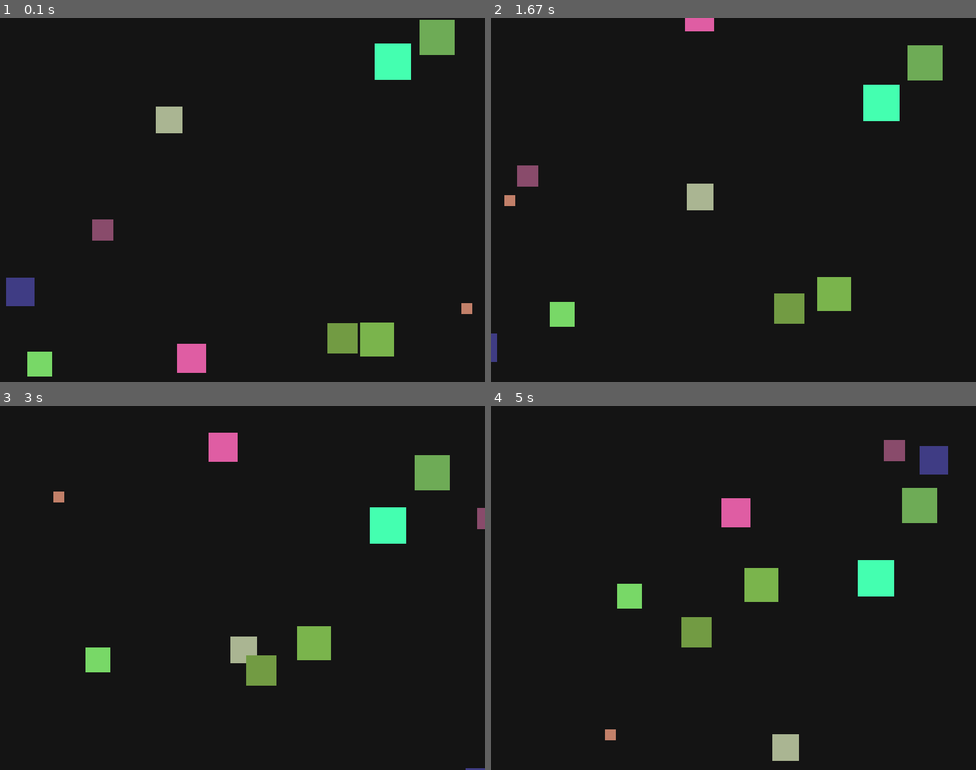
Above: before the commit, frames 1-4 (two rows, left to right).
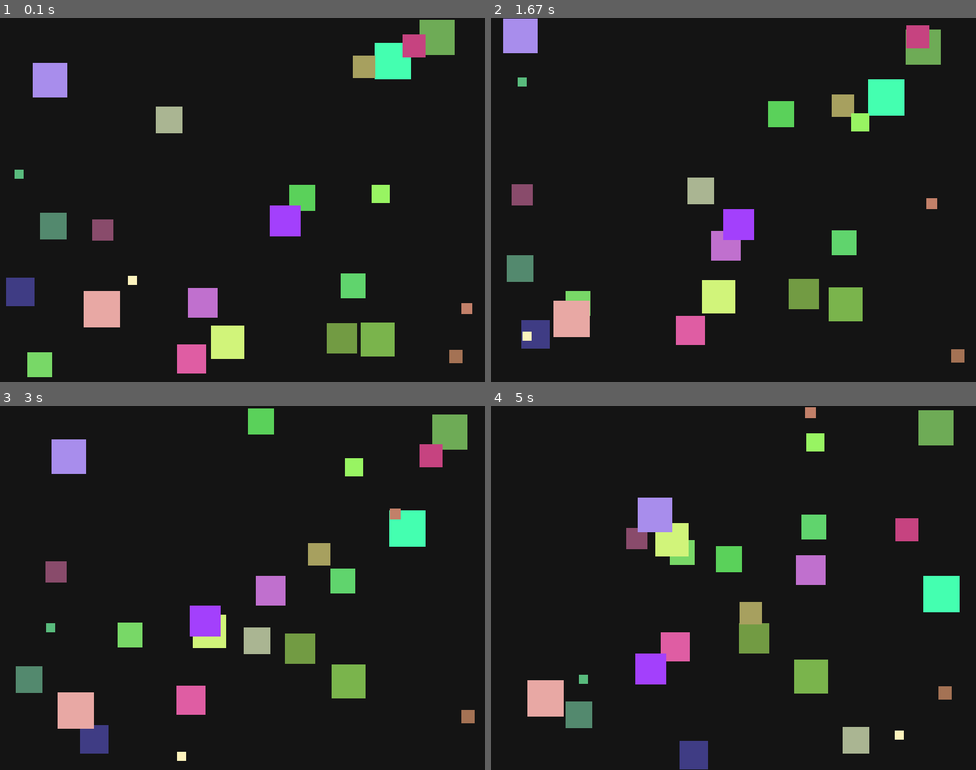
Above: after the commit, the same moments.

Repository: Chloee-pham/lab8-pygame
Game: pygame game, started from main.py
The game is run twice, just before and just after one commit, with the same random seed, the same clock (stepped at 60 frames per second) and the same inputs.
Inputs:
- Up to frame 1 (0.1 s): no input
- Up to frame 2 (1.67 s): no input
- Up to frame 3 (3 s): no input
- Up to frame 4 (5 s): no input

The runs differ from the first frame. In frame 1, 5.3% of the frame differs, in the area x 3-96%, y 4-99%; in frame 2, 9.6%; in frame 3, 12%; in frame 4, 14%, in the area x 7-97%, y 0-100%.

Commit message:
Add project code explorer site

Diff:
--- /dev/null
+++ b/code-explorer/serve.py
@@ -0,0 +1,177 @@
+from __future__ import annotations
+
+import json
+import mimetypes
+from http import HTTPStatus
+from http.server import BaseHTTPRequestHandler, ThreadingHTTPServer
+from pathlib import Path
+from urllib.parse import parse_qs, urlparse
+
+
+ROOT = Path(__file__).resolve().parent.parent
+ASSET_DIR = Path(__file__).resolve().parent
+TEXT_EXTENSIONS = {
+	".py",
+	".md",
+	".txt",
+	".json",
+	".js",
+	".css",
+	".html",
+	".toml",
+	".yaml",
+	".yml",
+	".ini",
+	".cfg",
+	".sh",
+	".xml",
+	".csv",
+}
+
+
+def language_for(path: Path) -> str:
+	extension = path.suffix.lower()
+	return {
+		".py": "python",
+		".md": "markdown",
+		".js": "javascript",
+		".css": "css",
+		".html": "html",
+		".json": "json",
+		".yaml": "yaml",
+		".yml": "yaml",
+	}.get(extension, "text")
+
+
+def is_text_file(path: Path) -> bool:
+	return path.suffix.lower() in TEXT_EXTENSIONS or path.name in {"README", "LICENSE"}
+
+
+def resolve_repo_path(relative_path: str) -> Path:
+	relative_path = relative_path.lstrip("/")
+	target = (ROOT / relative_path).resolve()
+	if target != ROOT and ROOT not in target.parents:
+		raise FileNotFoundError(relative_path)
+	return target
+
+
+def iter_repository_entries() -> list[dict[str, object]]:
+	entries: list[dict[str, object]] = []
+	ignored_names = {".git", ".venv", "__pycache__", ".DS_Store"}
+	for path in sorted(ROOT.rglob("*")):
+		if any(part in ignored_names for part in path.parts):
+			continue
+		if path.is_dir():
+			continue
+		relative_path = path.relative_to(ROOT).as_posix()
+		try:
+			size = path.stat().st_size
+		except OSError:
+			size = 0
+		entries.append(
+			{
+				"path": relative_path,
+				"name": path.name,
+				"language": language_for(path),
+				"size": size,
+				"folder": path.parent.relative_to(ROOT).as_posix() if path.parent != ROOT else "",
+			}
+		)
+	return entries
+
+
+def repository_summary() -> dict[str, object]:
+	entries = iter_repository_entries()
+	text_files = [entry for entry in entries if is_text_file(ROOT / str(entry["path"]))]
+	python_files = [entry for entry in entries if str(entry["language"]) == "python"]
+	return {
+		"rootName": ROOT.name,
+		"fileCount": len(entries),
+		"textFileCount": len(text_files),
+		"pythonFileCount": len(python_files),
+		"topLevelFolders": sorted({str(entry["path"]).split("/", 1)[0] for entry in entries if "/" in str(entry["path"])}),
+	}
+
+
+class ExplorerHandler(BaseHTTPRequestHandler):
+	def _send_json(self, payload: dict[str, object], status: HTTPStatus = HTTPStatus.OK) -> None:
+		encoded = json.dumps(payload, indent=2).encode("utf-8")
+		self.send_response(status)
+		self.send_header("Content-Type", "application/json; charset=utf-8")
+		self.send_header("Content-Length", str(len(encoded)))
+		self.end_headers()
+		self.wfile.write(encoded)
+
+	def _send_text(self, path: Path) -> None:
+		content = path.read_bytes()
+		content_type, _ = mimetypes.guess_type(path.name)
+		if content_type is None:
+			content_type = "application/octet-stream"
+		self.send_response(HTTPStatus.OK)
+		self.send_header("Content-Type", f"{content_type}; charset=utf-8" if content_type.startswith("text/") else content_type)
+		self.send_header("Content-Length", str(len(content)))
+		self.end_headers()
+		self.wfile.write(content)
+
+	def do_GET(self) -> None:  # noqa: N802
+		parsed = urlparse(self.path)
+		if parsed.path == "/api/tree":
+			self._send_json({"root": ROOT.name, "entries": iter_repository_entries(), "summary": repository_summary()})
+			return
+
+		if parsed.path == "/api/file":
+			query = parse_qs(parsed.query)
+			relative_path = query.get("path", [""])[0]
+			if not relative_path:
+				self._send_json({"error": "Missing path"}, HTTPStatus.BAD_REQUEST)
+				return
+			try:
+				target = resolve_repo_path(relative_path)
+			except FileNotFoundError:
+				self._send_json({"error": "Invalid path"}, HTTPStatus.NOT_FOUND)
+				return
+			if not target.is_file():
+				self._send_json({"error": "Not a file"}, HTTPStatus.NOT_FOUND)
+				return
+			if not is_text_file(target):
+				self._send_json({"error": "Binary files are not supported"}, HTTPStatus.UNSUPPORTED_MEDIA_TYPE)
+				return
+			try:
+				content = target.read_text(encoding="utf-8")
+			except UnicodeDecodeError:
+				content = target.read_text(encoding="utf-8", errors="replace")
+			self._send_json(
+				{
+					"path": relative_path,
+					"name": target.name,
+					"language": language_for(target),
+					"content": content,
+				},
+			)
+			return
+
+		asset_path = ASSET_DIR / ("index.html" if parsed.path in {"/", ""} else parsed.path.lstrip("/"))
+		if asset_path.is_file() and asset_path.resolve().is_relative_to(ASSET_DIR):
+			self._send_text(asset_path)
+			return
+
+		self.send_error(HTTPStatus.NOT_FOUND)
+
+	def log_message(self, format: str, *args: object) -> None:
+		return
+
+
+def main() -> None:
+	server = ThreadingHTTPServer(("127.0.0.1", 8000), ExplorerHandler)
+	print("Code explorer running at http://127.0.0.1:8000")
+	print(f"Serving project root: {ROOT}")
+	try:
+		server.serve_forever()
+	except KeyboardInterrupt:
+		pass
+	finally:
+		server.server_close()
+
+
+if __name__ == "__main__":
+	main()
--- a/main.py
+++ b/main.py
@@ -1,4 +1,4 @@
-"""Skeleton pygame app: 10 squares moving randomly.
+"""Skeleton pygame app: moving squares with size-based speed.
 
 This file intentionally contains stubs and TODO prompts.
 Fill in each TODO step-by-step.
@@ -18,10 +18,13 @@
 MIN_SQUARE_SIZE = 15
 MAX_SQUARE_SIZE = 60
 BASE_SQUARE_SIZE = 30
-SQUARE_COUNT = 10
+SQUARE_COUNT = 24
 BACKGROUND_COLOR = (20, 20, 20)
 FPS = 60
 IDLE_WAIT_MS = 1
+JITTER_ACCELERATION = 220.0
+BASE_MAX_JITTER_SPEED = 180.0
+BOUNCE_DAMPING = 0.82
 
 
 @dataclass
@@ -91,21 +94,33 @@
 
 def update_squares(squares: List[MovingSquare], dt_seconds: float) -> None:
 	"""Update all squares for one frame."""
-	# TODO (Socratic): Extract respawn logic to a helper function to reduce duplication.
-	# TODO (Socratic): Add alternative edge behaviors (bounce/wrap) and switch by config.
+	# Add small random acceleration each frame to create a "shaky" movement.
 	for square in squares:
+		speed_scale = BASE_SQUARE_SIZE / square.size
+		max_speed = BASE_MAX_JITTER_SPEED * speed_scale
+
+		square.vx += random.uniform(-JITTER_ACCELERATION, JITTER_ACCELERATION) * dt_seconds
+		square.vy += random.uniform(-JITTER_ACCELERATION, JITTER_ACCELERATION) * dt_seconds
+
+		square.vx = max(-max_speed, min(max_speed, square.vx))
+		square.vy = max(-max_speed, min(max_speed, square.vy))
+
 		square.x += square.vx * dt_seconds
 		square.y += square.vy * dt_seconds
 
-		if square.x > WINDOW_WIDTH:
-			square.x = -square.size
-		elif square.x + square.size < 0:
-			square.x = WINDOW_WIDTH
+		if square.x < 0:
+			square.x = 0
+			square.vx = abs(square.vx) * BOUNCE_DAMPING
+		elif square.x + square.size > WINDOW_WIDTH:
+			square.x = WINDOW_WIDTH - square.size
+			square.vx = -abs(square.vx) * BOUNCE_DAMPING
 
-		if square.y > WINDOW_HEIGHT:
-			square.y = -square.size
-		elif square.y + square.size < 0:
-			square.y = WINDOW_HEIGHT
+		if square.y < 0:
+			square.y = 0
+			square.vy = abs(square.vy) * BOUNCE_DAMPING
+		elif square.y + square.size > WINDOW_HEIGHT:
+			square.y = WINDOW_HEIGHT - square.size
+			square.vy = -abs(square.vy) * BOUNCE_DAMPING
 
 
 def draw_scene(screen: pygame.Surface, squares: List[MovingSquare]) -> None:
Not shown, changed: README.md
Not shown, added: code-explorer/app.js
Not shown, added: code-explorer/index.html
Not shown, added: code-explorer/styles.css
